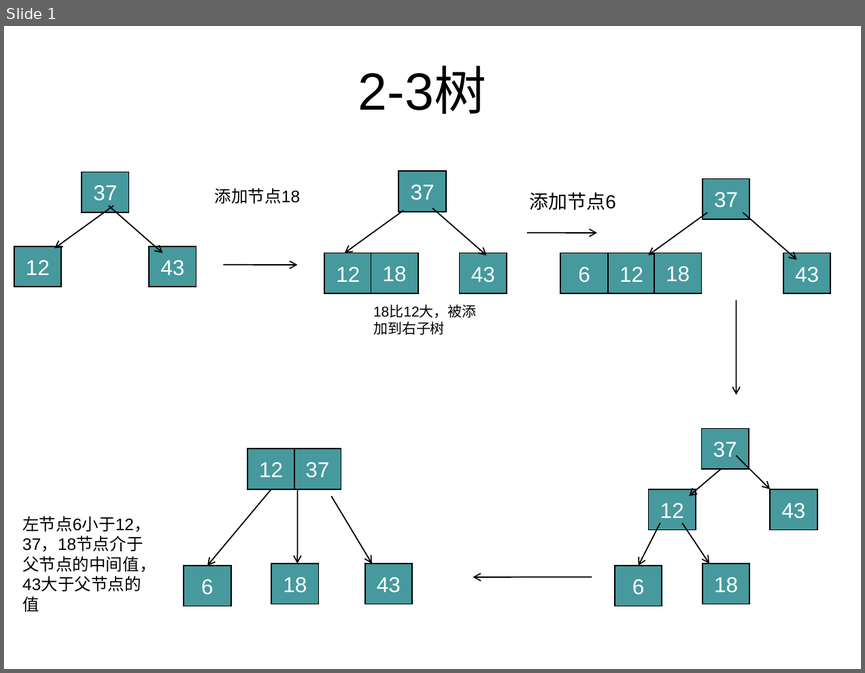
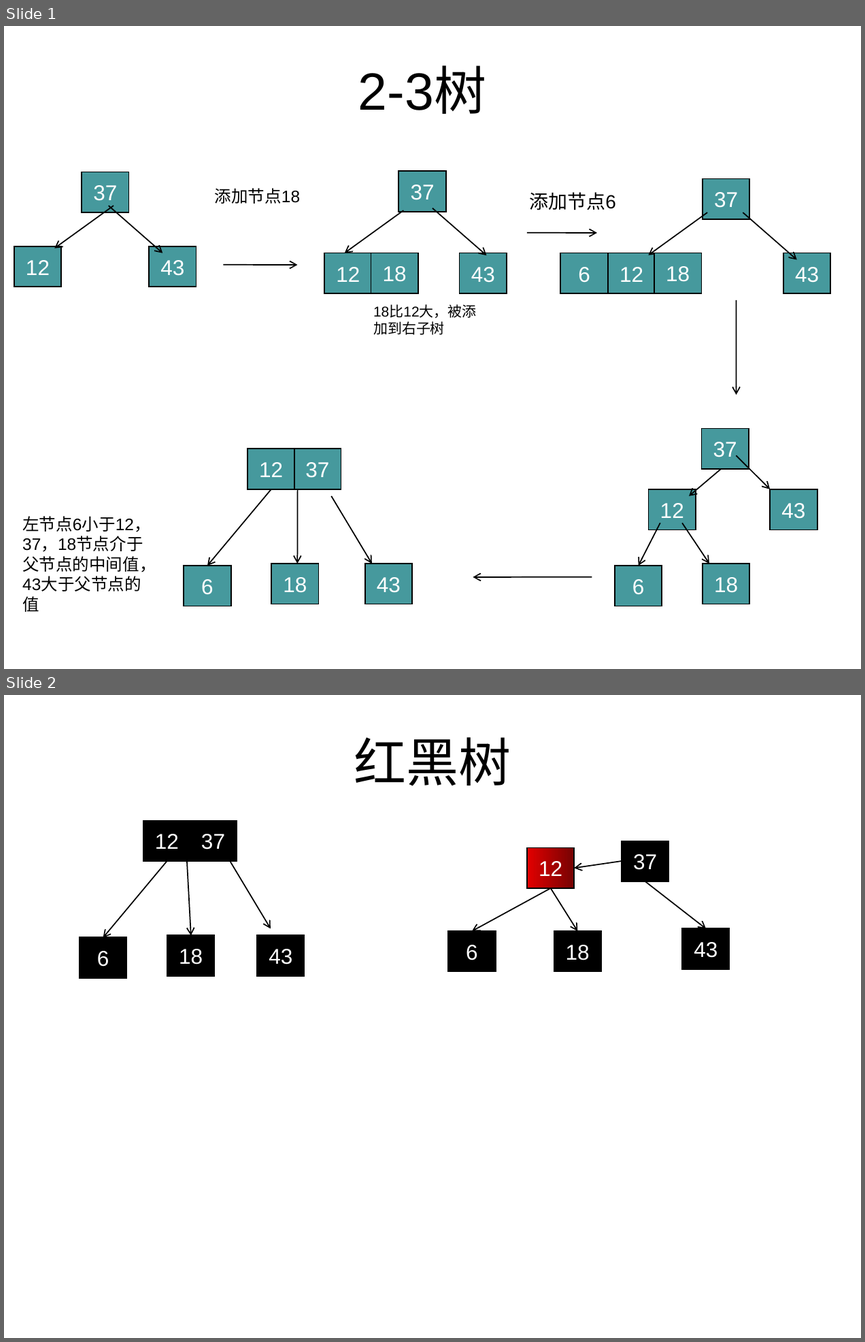
Before and after one commit to chentaishan/Data_structure_java, a slide deck: src/数据结构.ppt. Shown one above the other, each under a label of ours: slide 1 before the commit, slides 1 and 2 after it. The pictures are 865x673 and 865x1342 pixels, drawn with LibreOffice and Linux fonts; fonts in the diff are those of the drawing; background and template pictures are left out. Boxes give left, top, right and bottom in pixels: in the first picture for what was removed or moved away, otherwise in the second. Text is boxed around its words. In the diff, an @@ line names an element or a change of style, - is before the commit and + after.

Commit message:
add 图形文档

```diff
--- a/src/数据结构.ppt
+++ b/src/数据结构.ppt
@@ slide 2 added at [4, 695, 861, 1338], background #FFFFFF @@
@@ title added at [354, 737, 511, 786], 44 pt, text #000000 @@
+红黑树
@@ rectangle added at [143, 821, 191, 861], fill #000000, outline #000000 0.99 pt, 18 pt, text #FFFFFF @@
+12
@@ rectangle added at [189, 821, 236, 861], fill #000000, outline #000000 0.99 pt, 18 pt, text #FFFFFF @@
+37
@@ arrow added from (186, 854) to (191, 936), #000000 0.99 pt @@
@@ rectangle added at [527, 847, 574, 888], fill gradient #E30000 to #760303, outline #000000 0.99 pt, 18 pt, text #FFFFFF @@
+12
@@ rectangle added at [621, 841, 668, 881], fill #000000, outline #000000 0.99 pt, 18 pt, text #FFFFFF @@
+37
@@ arrow added from (167, 861) to (103, 938), #000000 0.99 pt @@
@@ arrow added from (230, 861) to (271, 928), #000000 0.99 pt @@
@@ arrow added from (621, 861) to (574, 868), #000000 0.99 pt @@
@@ arrow added from (551, 888) to (472, 930), #000000 0.99 pt @@
@@ arrow added from (551, 888) to (577, 930), #000000 0.99 pt @@
@@ arrow added from (645, 881) to (706, 929), #000000 0.99 pt @@
@@ rectangle added at [79, 938, 126, 978], fill #000000, outline #000000 0.99 pt, 18 pt, text #FFFFFF @@
+6
@@ rectangle added at [167, 935, 214, 975], fill #000000, outline #000000 0.99 pt, 18 pt, text #FFFFFF @@
+18
@@ rectangle added at [257, 935, 304, 975], fill #000000, outline #000000 0.99 pt, 18 pt, text #FFFFFF @@
+43
@@ rectangle added at [448, 930, 495, 971], fill #000000, outline #000000 0.99 pt, 18 pt, text #FFFFFF @@
+6
@@ rectangle added at [554, 930, 601, 971], fill #000000, outline #000000 0.99 pt, 18 pt, text #FFFFFF @@
+18
@@ rectangle added at [682, 928, 729, 968], fill #000000, outline #000000 0.99 pt, 18 pt, text #FFFFFF @@
+43
```
